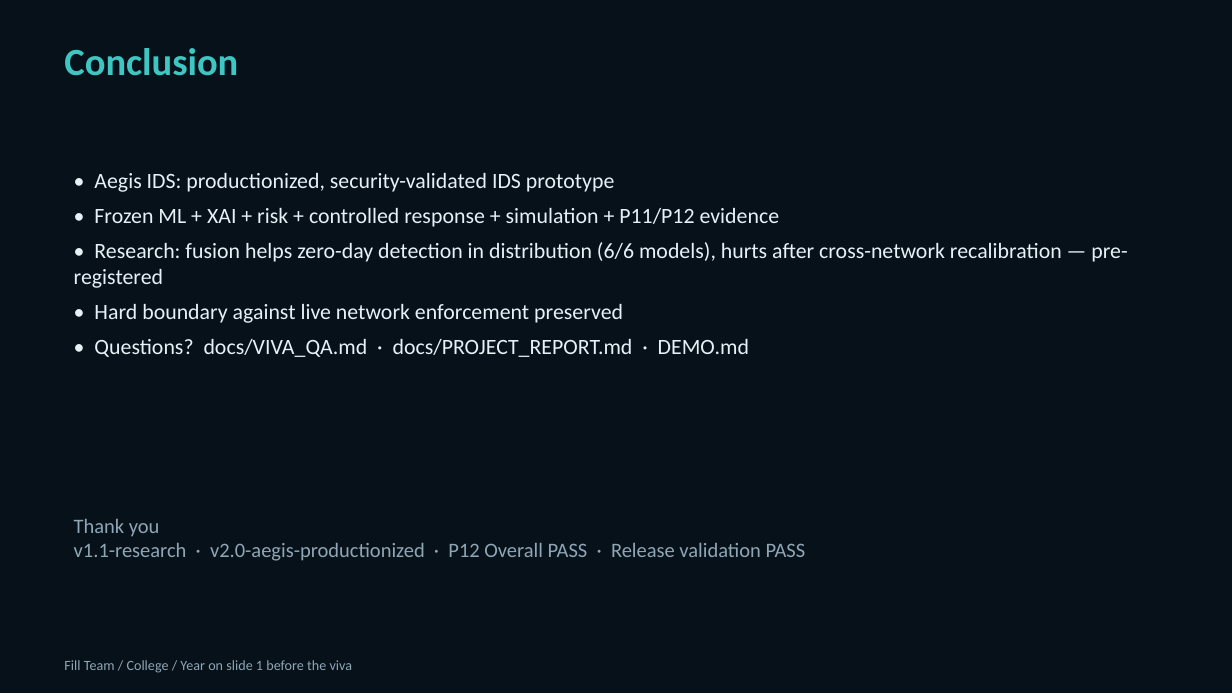
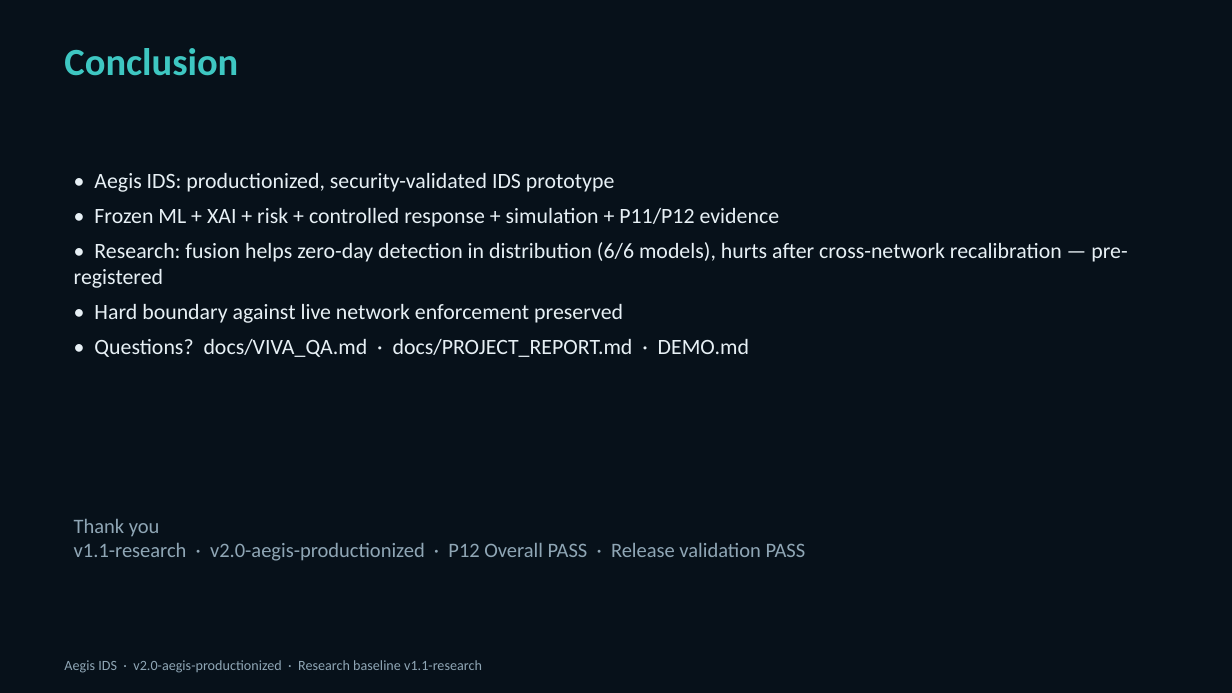
Before and after one commit to Dolendra/Intelligent-Machine-Learning-Based-Intrusion-Detection-and-Attack-Defense-Simulation-System, a slide deck: slide 22 of docs/Aegis_IDS_Viva_Presentation.pptx. Drawn at 1232x693 pixels with LibreOffice and Linux fonts; fonts in the diff are those of the drawing. Boxes give left, top, right and bottom in pixels: in the first picture for what was removed or moved away, otherwise in the second. Text is boxed around its words. In the diff, an @@ line names an element or a change of style, - is before the commit and + after.

```diff
--- a/docs/Aegis_IDS_Viva_Presentation.pptx
+++ b/docs/Aegis_IDS_Viva_Presentation.pptx
@@ text at <box>64,660,482,673</box>: text changed @@
-Fill Team / College / Year on slide 1 before the viva
+Aegis IDS · v2.0-aegis-productionized · Research baseline v1.1-research
```
Also in this commit, not shown: 1 other slide changed, 4 other files.
